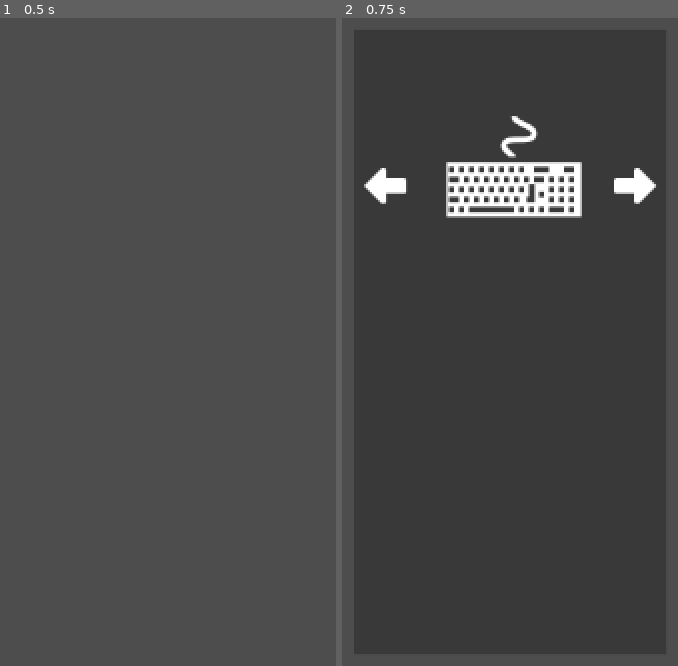
Above: before the commit, frames 1-2 (left to right).
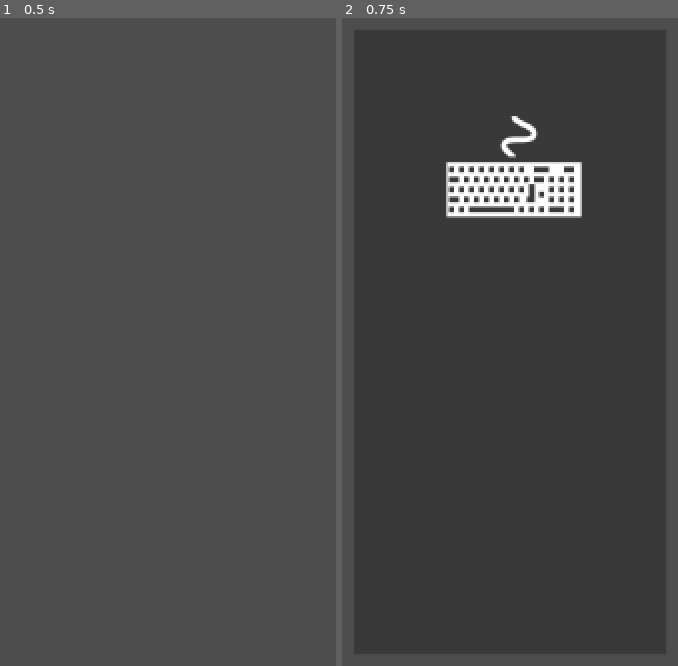
Above: after the commit, the same moments.

Repository: mubinulhaque/HideAndSeek
Game: Godot game, scene res://scenes/player_selection_screen.tscn
The game is run twice, just before and just after one commit, with the same random seed, the same clock (stepped at 60 frames per second) and the same inputs. This scene is started directly instead of the project's main scene.
Inputs:
- Up to frame 1 (0.5 s): no input
- Up to frame 2 (0.75 s): tap Enter at 0.5 s; hold J (player_join) from 0.53 s (still down)

Frame 1 is identical in both runs. In frame 2, 0.8% of the frame differs, in the area x 6-94%, y 23-29%.

Commit message:
Clean up player joining
Remove unnecessary code like the unused colour variable and repeated if statements. Disable the arrows if the input type of the new player is the keyboard

Diff:
--- a/scripts/player_slot.gd
+++ b/scripts/player_slot.gd
@@ -1,26 +1,25 @@
 class_name PlayerSlot
 extends ColorRect
-
-@export var colour: Color
 
 var input_type: Game.INPUT_TYPE = Game.INPUT_TYPE.KEYBOARD_AND_MOUSE
 var controller_index := 0
 
 @onready var main_icon: TextureRect = $MainIcon
 @onready var input_selection: InputSelection = $StateMachine/InputSelection
+@onready var left_arrow: TextureRect = $LeftArrow
+@onready var right_arrow: TextureRect = $RightArrow
 
 
 func _input(event: InputEvent) -> void:
 	if (
 			input_type != Game.INPUT_TYPE.KEYBOARD_AND_MOUSE
 			and event.device == controller_index
-			and (event.is_action_pressed("menu_left")
-			or event.is_action_pressed("menu_right"))
 	):
-		print("Device ", controller_index, " has changed input type")
 		if event.is_action_pressed("menu_left"):
+			print("Device ", controller_index, " has changed input type")
 			input_selection.switch_controller_type(-1)
 		elif event.is_action_pressed("menu_right"):
+			print("Device ", controller_index, " has changed input type")
 			input_selection.switch_controller_type(1)
 
 ## Allows only the keyboard to be selected
@@ -74,3 +73,6 @@
 func _on_input_type_changed(new_icon: Texture2D, new_input_type: Game.INPUT_TYPE) -> void:
 	_on_main_icon_changed(new_icon)
 	input_type = new_input_type
+
+	left_arrow.visible = new_input_type != Game.INPUT_TYPE.KEYBOARD_AND_MOUSE
+	right_arrow.visible = new_input_type != Game.INPUT_TYPE.KEYBOARD_AND_MOUSE
